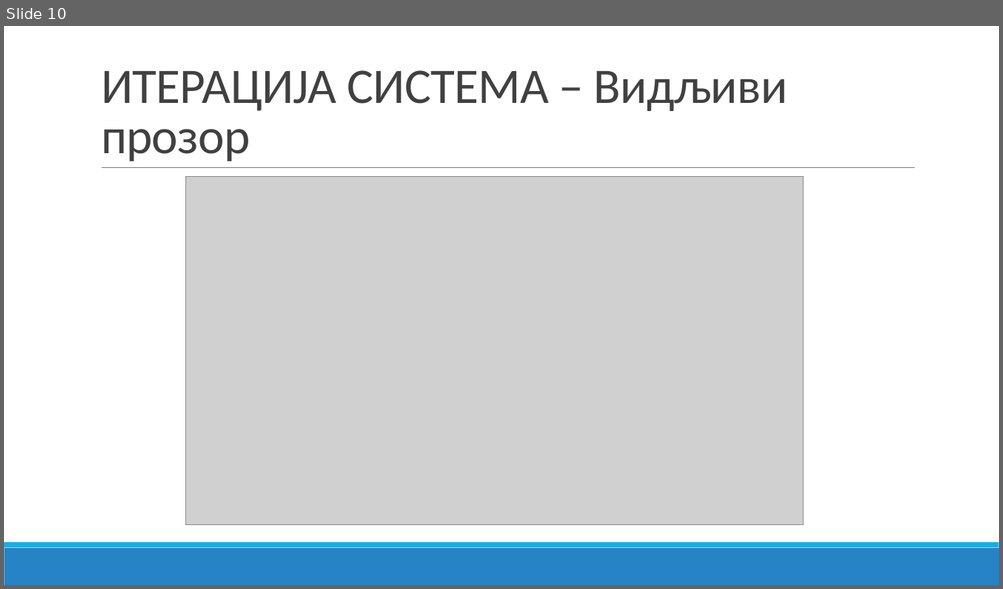
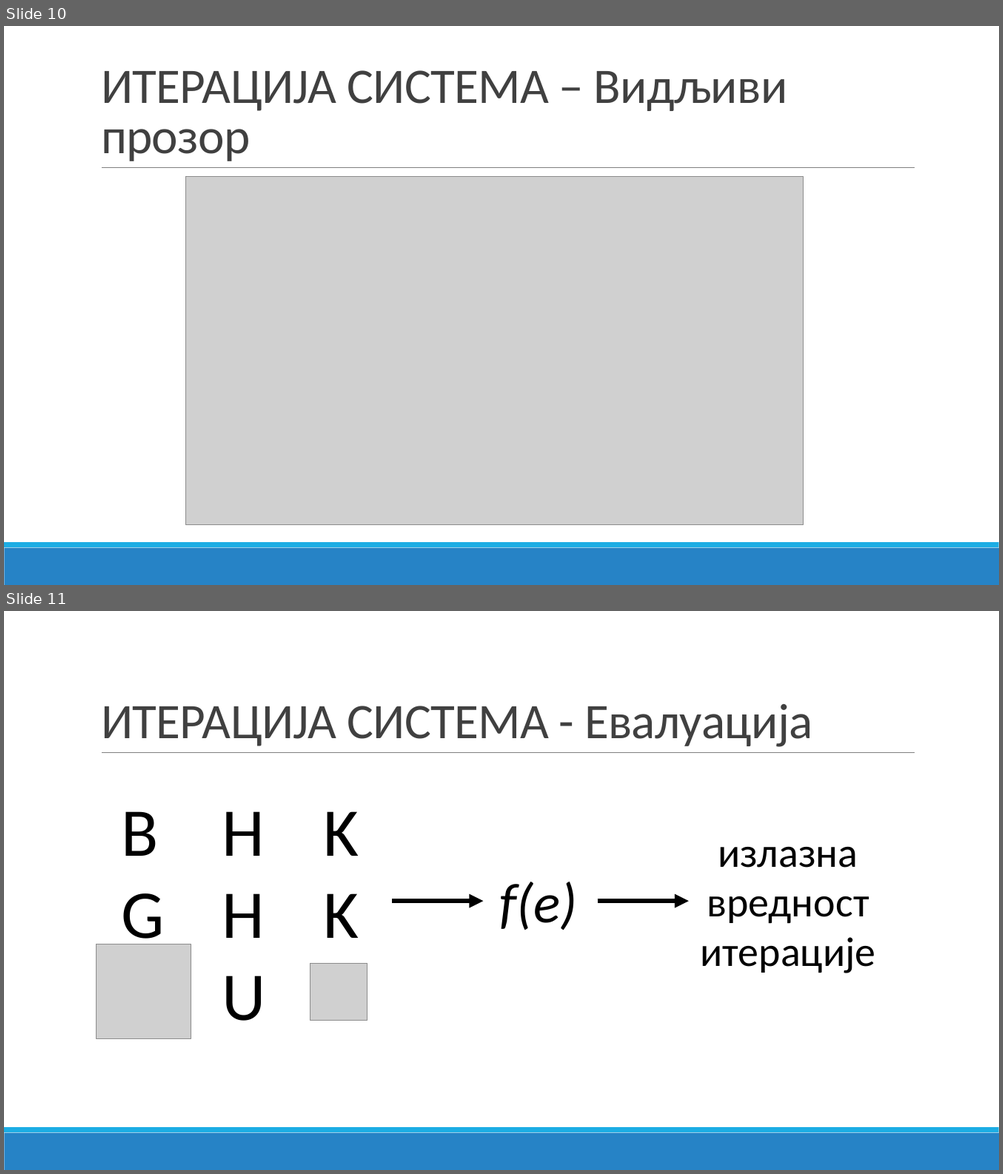
Before and after one commit to bxgda/diplomski-rad, a slide deck: PREZENTACIJA_JB.pptx. Shown one above the other, each under a label of ours: slide 10 before the commit, slides 10 and 11 after it. The pictures are 1003x589 and 1003x1174 pixels, drawn with LibreOffice and Linux fonts; fonts in the diff are those of the drawing; grey boxes stand for pictures. Boxes give left, top, right and bottom in pixels: in the first picture for what was removed or moved away, otherwise in the second. Text is boxed around its words. In the diff, an @@ line names an element or a change of style, - is before the commit and + after.

```diff
--- a/PREZENTACIJA_JB.pptx
+++ b/PREZENTACIJA_JB.pptx
@@ slide 11 added at [4, 611, 999, 1170], background #FFFFFF; not listed: 3 template elements that a slide beside it also shows @@
@@ title added at [101, 704, 813, 747], 48 pt, text #404040 @@
+ИТЕРАЦИЈА СИСТЕМА - Евалуација
@@ text added at [122, 812, 165, 955], 66 pt, text #000000 @@
+B
+G
@@ text added at [222, 812, 266, 1021], 66 pt, text #000000 @@
+H
+H
+U
@@ text added at [324, 812, 359, 938], 66 pt, text #000000 @@
+K
+K
@@ text added at [700, 846, 876, 974], 40 pt, text #000000 @@
+излазна вредност итерације
@@ text added at [500, 882, 578, 931], 54 pt, text #000000, italic @@
+f(e)
@@ arrow added from (392, 901) to (483, 901), #000000 4.5 pt @@
@@ arrow added from (597, 901) to (689, 901), #000000 4.5 pt @@
@@ picture added at [96, 945, 191, 1039] @@
@@ picture added at [310, 963, 367, 1020] @@
```
Also in this commit, not shown: 1 slide changed, 5 other slides added.
